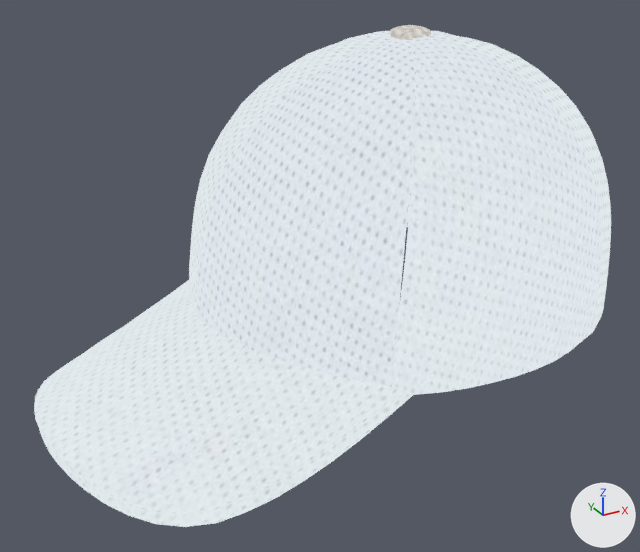
Before and after pictures for a commit that changed the glTF model models/04_new_york.glb.
Before and after are seen from a 50 mm lens placed at (-2.89, -3.82, 1.43), pointed at (-0.82, -0.06, -0.45). The lights are fixed; the arrows at lower right show +X, +Y and +Z.

The first picture shows 'aba_baixo', 'aba_cima', 'corpo', 'frente'.
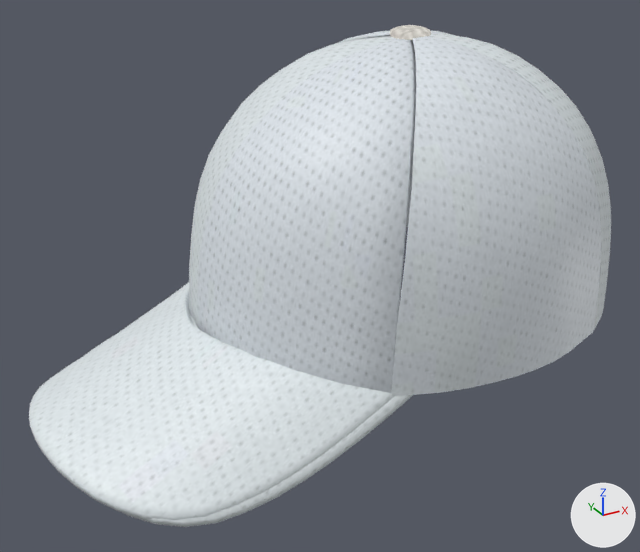
Boxes (x1, y1, x2, y2) around the edits, measured in the pictures (640 x 552 px):
'frente', recoloured
    both: (189, 36, 415, 393)
'corpo', recoloured (white to grey)
    both: (335, 31, 611, 396)
'aba_cima', recoloured, moved
    before: (34, 280, 400, 514)
    after: (29, 282, 394, 520)
'aba_baixo', recoloured (white to grey)
    both: (39, 315, 413, 527)

What the commit changed:
Material 'Materiais.007' (mat_materiais_007) is new.
Its texture is img_poliester.
Material 'Materiais.006' (mat_materiais_006) is new.
Its texture is img_poliester.
Material 'Materiais.008' (mat_materiais_008) is new.
Its texture is img_poliester.
Material 'Materiais.005' (mat_materiais_005) is new.
Its texture is img_poliester.
me_defaultmaterial_004 has 460 vertices, 916 faces and spans x -1.49..-0.27, y -0.87..0.87, z -0.73..0.74.
me_defaultmaterial_004 no longer uses material mat_materiais_002.
me_defaultmaterial_004 now uses material mat_materiais_005 (picture img_poliester).
me_defaultmaterial_007 has 588 vertices, 1172 faces and spans x -2.31..-0.71, y -0.91..0.91, z -1.2..-0.64.
me_defaultmaterial_007 no longer uses material mat_material_001.
me_defaultmaterial_007 now uses material mat_materiais_008 (picture img_poliester).
me_defaultmaterial_003 has 588 vertices, 1172 faces and spans x -2.31..-0.71, y -0.91..0.91, z -1.2..-0.64.
me_defaultmaterial_003 no longer uses material mat_materiais.
me_defaultmaterial_003 now uses material mat_materiais_006 (picture img_poliester).
me_defaultmaterial_002 has 1020 vertices, 1792 faces and spans x -0.89..0.89, y -1.02..1.02, z -0.74..0.75.
me_defaultmaterial_002 no longer uses material mat_materiais_001.
me_defaultmaterial_002 now uses material mat_materiais_007 (picture img_poliester).
Object 'aba_cima' (ob_aba_cima) moves from (-0.015, 0.017, 0.081) to (-0.043, 0.027, 0.045).
